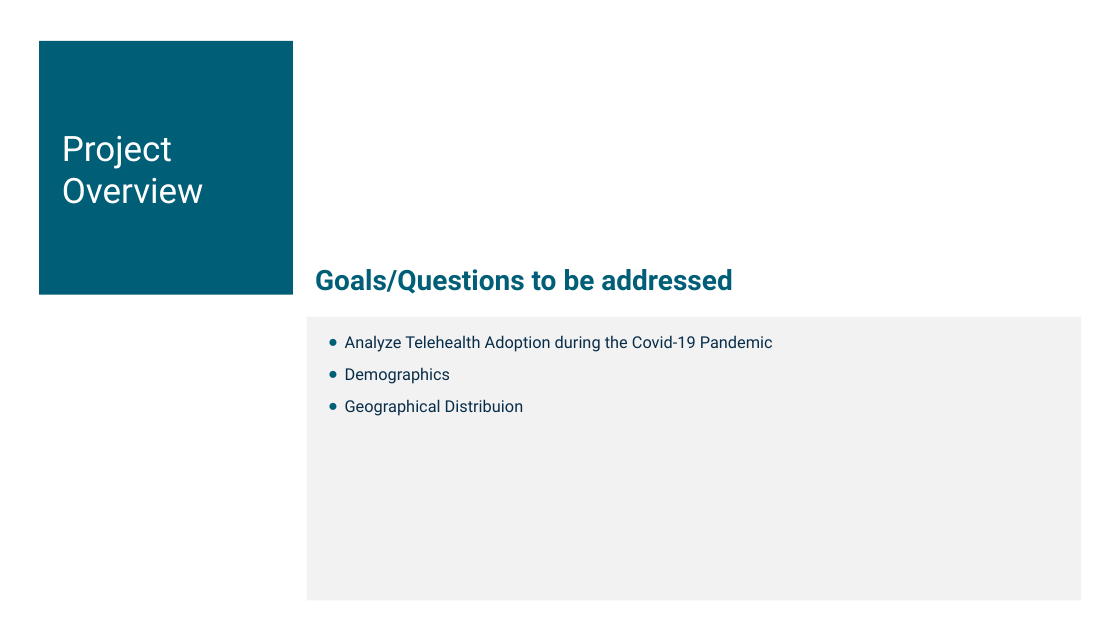
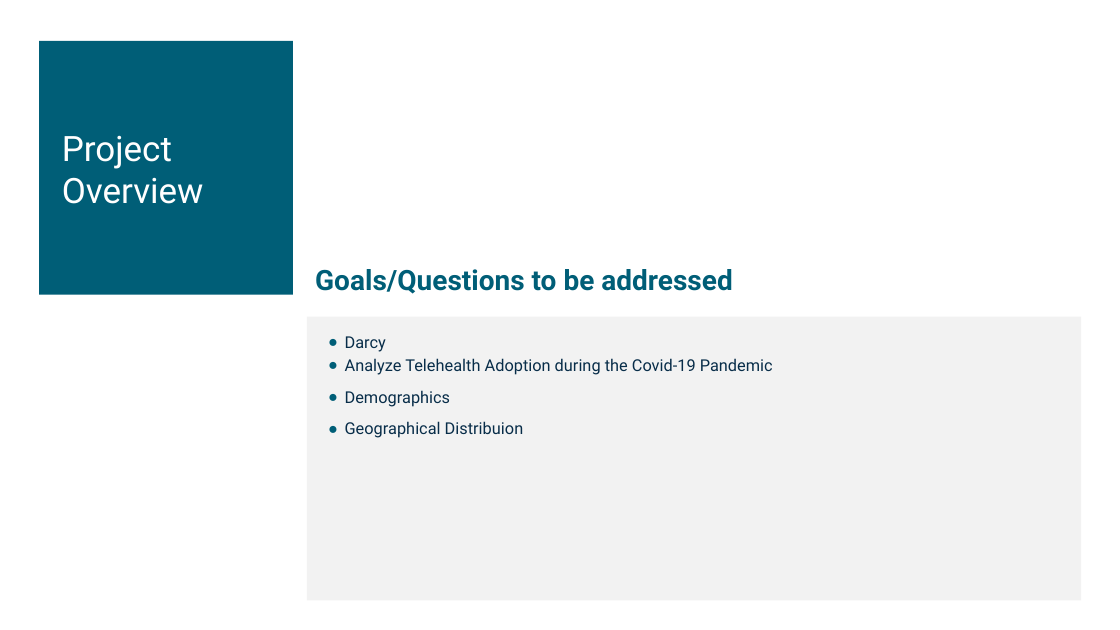
Before and after one commit to DarcyMae/Telehealth_Trends_Project, a slide deck: slide 3 of AI_Bootcamp_Project_RobertRodriguez.pptx. Drawn at 1120x630 pixels with LibreOffice and Linux fonts; fonts in the diff are those of the drawing. Boxes give left, top, right and bottom in pixels: in the first picture for what was removed or moved away, otherwise in the second. Text is boxed around its words. In the diff, an @@ line names an element or a change of style, - is before the commit and + after.

```diff
--- a/AI_Bootcamp_Project_RobertRodriguez.pptx
+++ b/AI_Bootcamp_Project_RobertRodriguez.pptx
@@ text at box(345, 336, 386, 352): paragraph added @@
+● Darcy
```
Also in this commit, not shown: 7 other slides changed.
